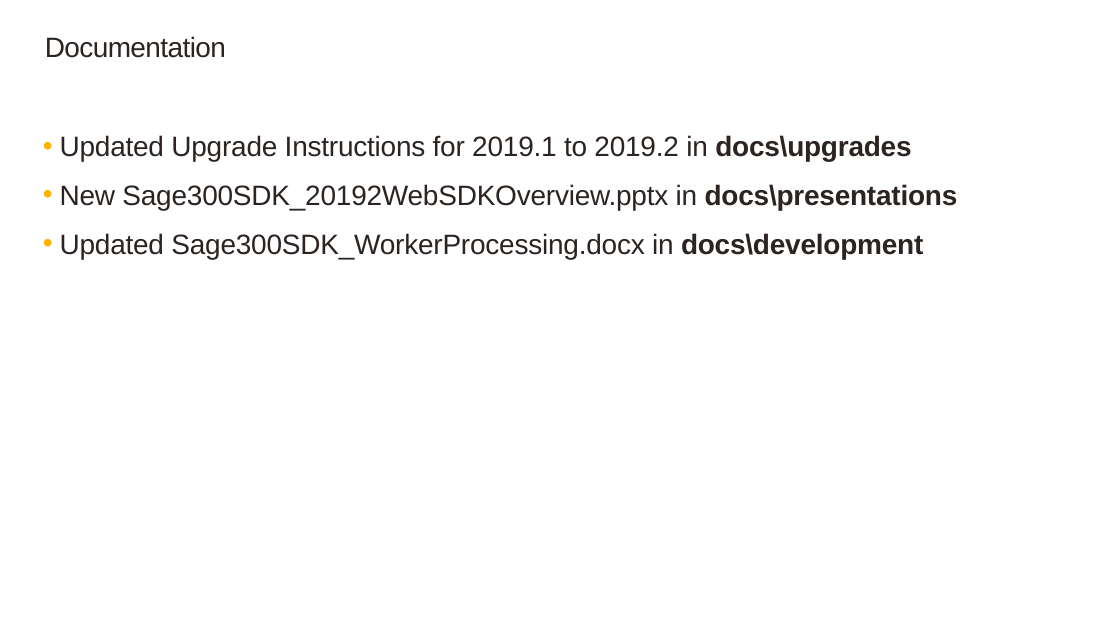
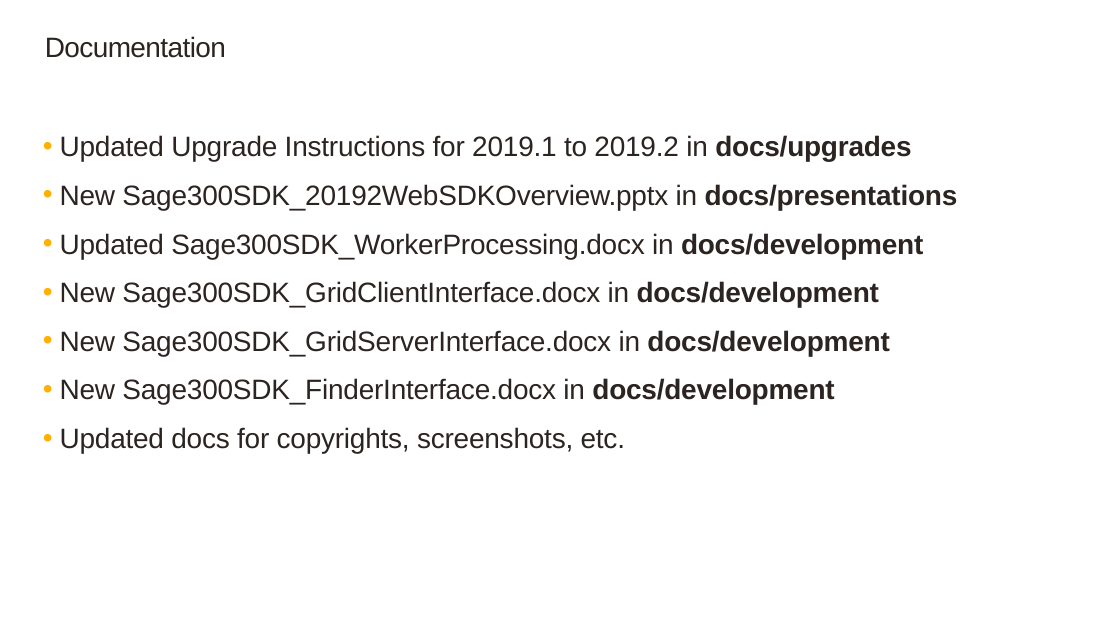
Before and after one commit to SageNADev/Sage300-SDK, a slide deck: slide 9 of docs/presentations/Sage300SDK_20192WebSDKOverview.pptx. Drawn at 1120x630 pixels with LibreOffice and Linux fonts; fonts in the diff are those of the drawing; background and template pictures are left out. Boxes give left, top, right and bottom in pixels: in the first picture for what was removed or moved away, otherwise in the second. Text is boxed around its words. In the diff, an @@ line names an element or a change of style, - is before the commit and + after.

```diff
--- a/docs/presentations/Sage300SDK_20192WebSDKOverview.pptx
+++ b/docs/presentations/Sage300SDK_20192WebSDKOverview.pptx
@@ text at (60, 135, 958, 453): text changed @@
-  • Updated Upgrade Instructions for 2019.1 to 2019.2 in docs\upgrades
-  • New Sage300SDK_20192WebSDKOverview.pptx in docs\presentations
-  • Updated Sage300SDK_WorkerProcessing.docx in docs\development
+  • Updated Upgrade Instructions for 2019.1 to 2019.2 in docs/upgrades
+  • New Sage300SDK_20192WebSDKOverview.pptx in docs/presentations
+  • Updated Sage300SDK_WorkerProcessing.docx in docs/development
+  • New Sage300SDK_GridClientInterface.docx in docs/development
+  • New Sage300SDK_GridServerInterface.docx in docs/development
+  • New Sage300SDK_FinderInterface.docx in docs/development
+  • Updated docs for copyrights, screenshots, etc.
```
Also in this commit, not shown: 9 other slides changed, 15 slides added, 2 slides removed.
